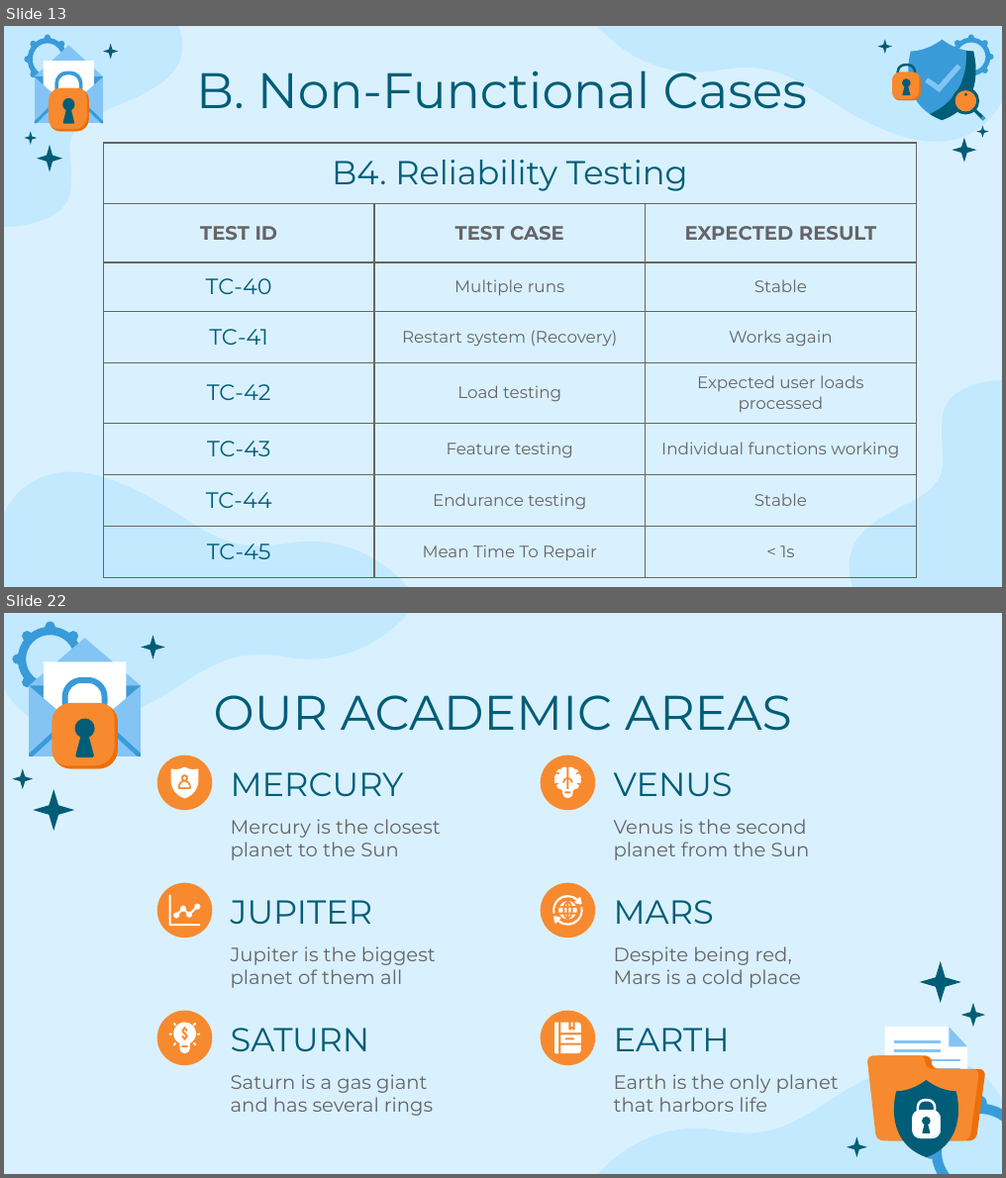
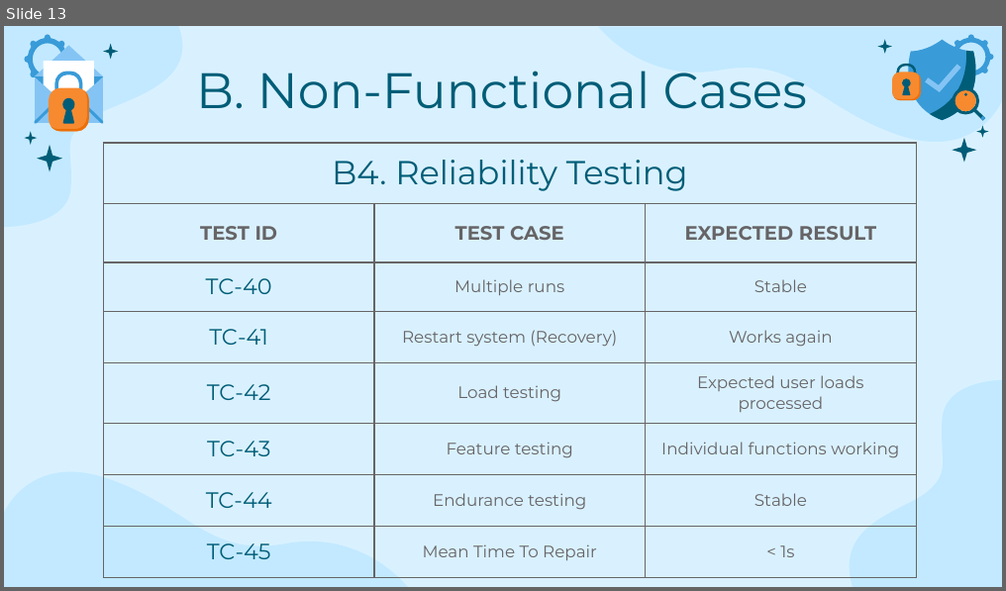
Before and after one commit to MiraPhilip12/Graduation_Project_ESLSCA, a slide deck: Milestone 5/Testing and Evaluation.pptx. Shown one above the other, each under a label of ours: slides 13 and 22 before the commit, slide 13 after it; the slides between them are not shown. The pictures are 1006x1178 and 1006x591 pixels, drawn with LibreOffice and Linux fonts; fonts in the diff are those of the drawing. Boxes give left, top, right and bottom in pixels: in the first picture for what was removed or moved away, otherwise in the second. Text is boxed around its words. In the diff, an @@ line names an element or a change of style, - is before the commit and + after.

```diff
--- a/Milestone 5/Testing and Evaluation.pptx
+++ b/Milestone 5/Testing and Evaluation.pptx
@@ slide 22 removed at [4, 613, 1002, 1174], background #D9F1FF @@
@@ freeform shape removed at [4, 614, 407, 729] @@
@@ title removed at [214, 695, 792, 731] @@
-OUR ACADEMIC AREAS
@@ ellipse removed at [157, 756, 213, 811] @@
@@ ellipse removed at [540, 756, 595, 811] @@
@@ group removed at [12, 621, 164, 832]: 14 freeform shapes @@
@@ freeform shape removed at [170, 766, 199, 797] @@
@@ freeform shape removed at [179, 781, 188, 787] @@
@@ freeform shape removed at [182, 776, 186, 780] @@
@@ title removed at [231, 772, 404, 797] @@
-MERCURY
@@ freeform shape removed at [553, 766, 581, 797] @@
@@ title removed at [614, 772, 733, 796] @@
-VENUS
@@ subtitle removed at [231, 819, 440, 861] @@
-Mercury is the closest planet to the Sun
@@ subtitle removed at [614, 819, 810, 861] @@
-Venus is the second planet from the Sun
@@ ellipse removed at [157, 883, 213, 939] @@
@@ freeform shape removed at [168, 894, 200, 926] @@
@@ freeform shape removed at [173, 903, 201, 918] @@
@@ title removed at [231, 900, 372, 924] @@
-JUPITER
@@ ellipse removed at [540, 883, 595, 939] @@
@@ group removed at [551, 895, 584, 927]: 14 freeform shapes @@
@@ title removed at [614, 900, 714, 924] @@
-MARS
@@ subtitle removed at [231, 947, 436, 988] @@
-Jupiter is the biggest planet of them all
@@ subtitle removed at [614, 947, 801, 988] @@
-Despite being red, Mars is a cold place
@@ ellipse removed at [157, 1011, 213, 1066] @@
@@ group removed at [168, 1022, 201, 1054]: 7 freeform shapes @@
@@ title removed at [231, 1028, 370, 1052] @@
-SATURN
@@ ellipse removed at [540, 1011, 595, 1066] @@
@@ title removed at [614, 1028, 730, 1052] @@
-EARTH
@@ group removed at [554, 1022, 581, 1055]: 5 freeform shapes @@
@@ subtitle removed at [231, 1074, 433, 1116] @@
-Saturn is a gas giant and has several rings
@@ freeform shape removed at [599, 1059, 1002, 1173] @@
@@ subtitle removed at [614, 1074, 839, 1112] @@
-Earth is the only planet that harbors life
@@ group removed at [846, 961, 1002, 1174]: 21 freeform shapes @@
```
Also in this commit, not shown: 20 other slides removed, 2 other files.
